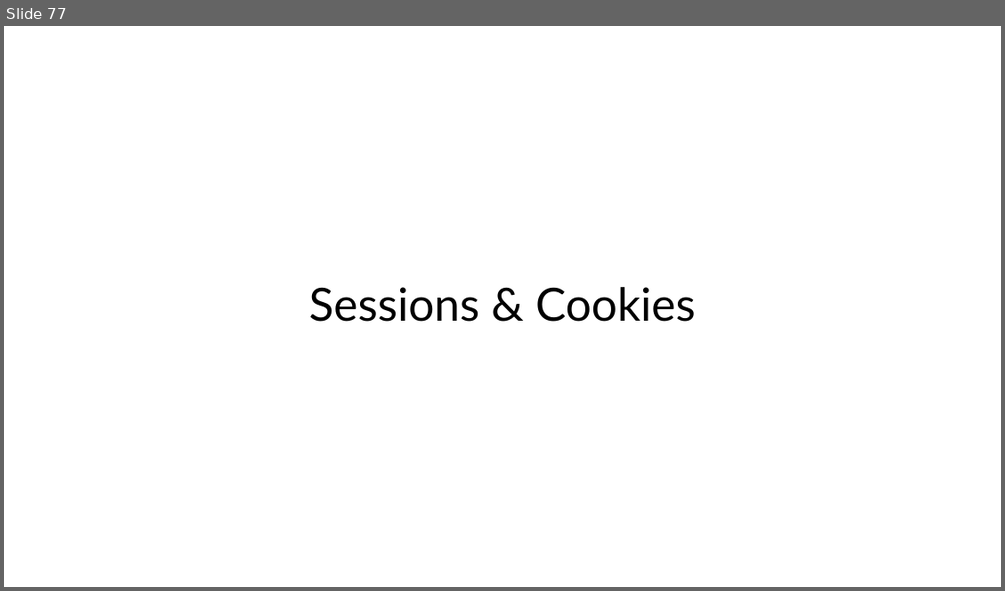
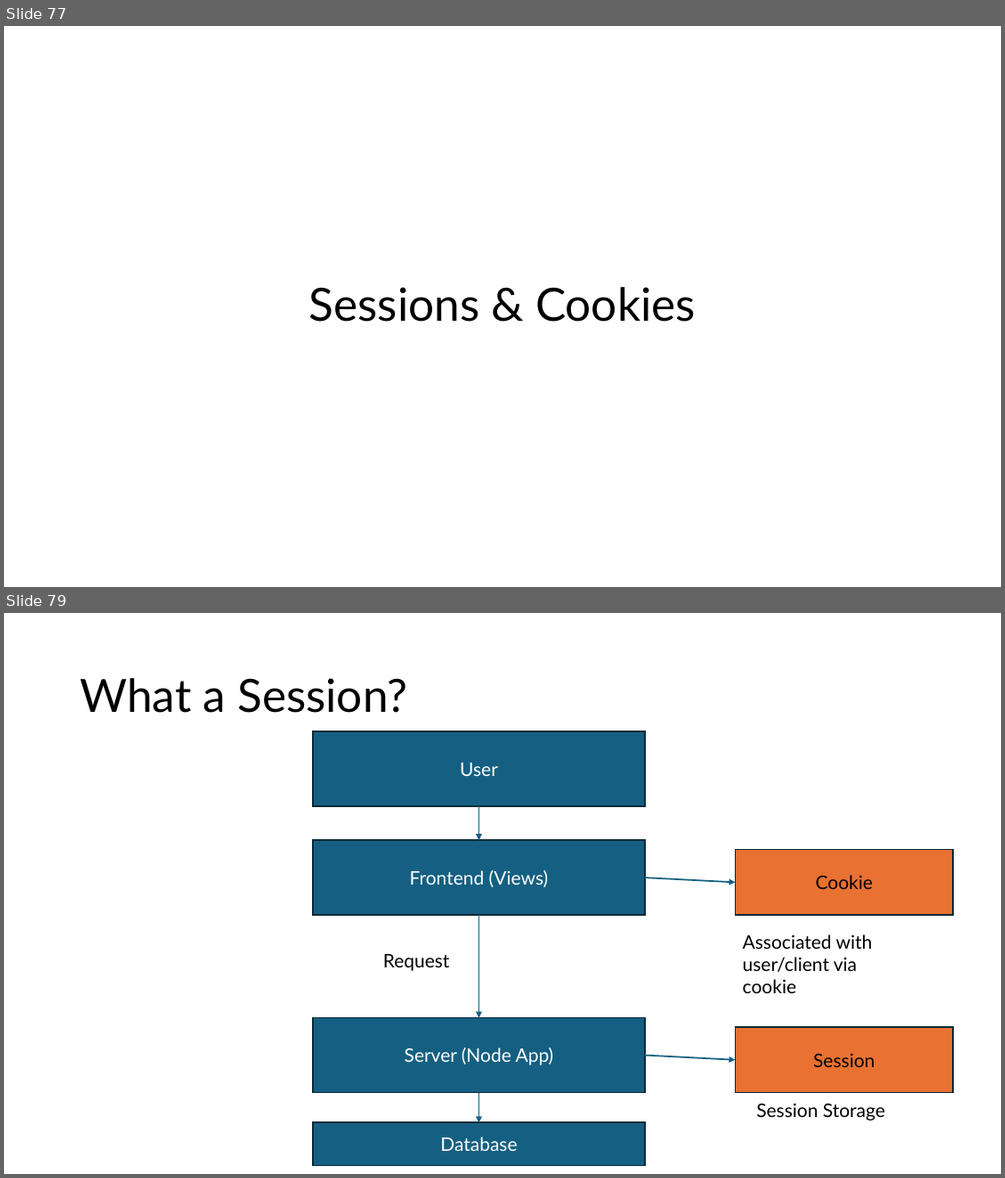
Before and after one commit to PiyushChaturvedii/Batch05, a slide deck: node/Nodejs.pptx. Shown one above the other, each under a label of ours: slide 77 before the commit, slides 77 and 79 after it; the slides between them are not shown. The pictures are 1005x591 and 1005x1178 pixels, drawn with LibreOffice and Linux fonts; fonts in the diff are those of the drawing. Boxes give left, top, right and bottom in pixels: in the first picture for what was removed or moved away, otherwise in the second. Text is boxed around its words. In the diff, an @@ line names an element or a change of style, - is before the commit and + after.

Commit message:
cookies

```diff
--- a/node/Nodejs.pptx
+++ b/node/Nodejs.pptx
@@ slide 79 added at <box>4,613,1001,1174</box>, background #FFFFFF @@
@@ title added at <box>80,678,407,713</box>, 44 pt, text #000000 @@
+What a Session?
@@ rectangle added at <box>313,732,645,807</box>, fill #156082, outline #092A39 1.5 pt, 18 pt, text #FFFFFF @@
+User
@@ arrow added from (479, 807) to (479, 840), #156082 1.5 pt @@
@@ rectangle added at <box>313,840,645,915</box>, fill #156082, outline #092A39 1.5 pt, 18 pt, text #FFFFFF @@
+Frontend (Views)
@@ rectangle added at <box>736,850,953,915</box>, fill #E97132, outline #092A39 1.5 pt, 18 pt, text #000000 @@
+Cookie
@@ arrow added from (645, 877) to (736, 882), #156082 1.5 pt @@
@@ arrow added from (479, 915) to (479, 1018), #156082 1.5 pt @@
@@ text added at <box>383,954,450,971</box>, 18 pt, text #000000 @@
+Request
@@ text added at <box>743,934,873,993</box>, 18 pt, text #000000 @@
+Associated with user/client via cookie
@@ rectangle added at <box>313,1018,645,1093</box>, fill #156082, outline #092A39 1.5 pt, 18 pt, text #FFFFFF @@
+Server (Node App)
@@ rectangle added at <box>736,1027,953,1093</box>, fill #E97132, outline #092A39 1.5 pt, 18 pt, text #000000 @@
+Session
@@ arrow added from (645, 1055) to (736, 1060), #156082 1.5 pt @@
@@ arrow added from (479, 1093) to (479, 1122), #156082 1.5 pt @@
@@ text added at <box>756,1103,885,1120</box>, 18 pt, text #000000 @@
+Session Storage
@@ rectangle added at <box>313,1122,645,1165</box>, fill #156082, outline #092A39 1.5 pt, 18 pt, text #FFFFFF @@
+Database
```
Also in this commit, not shown: 1 slide changed, 2 other slides added, 42 other files.
